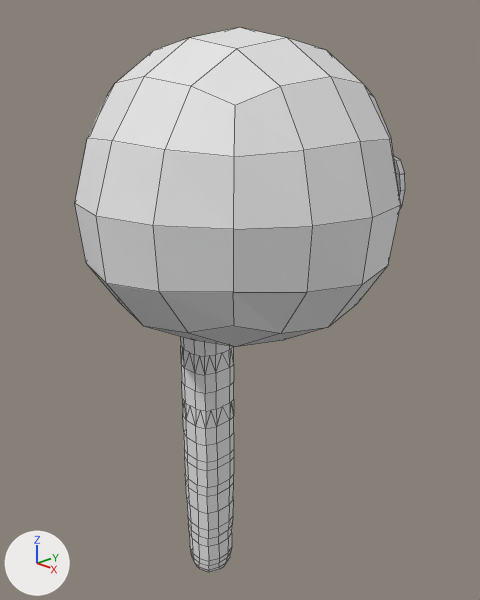
Two versions of the Blender file 3d_models/placeholders/enemies/octopus.blend, one commit apart.
Both versions are drawn from a 50 mm camera at (4.7, -4.42, 4.17) aimed at (-0.11, 0.11, 1.82). Arrows for +X, +Y and +Z are at lower left; the lights stay in place. The first picture is the older version. Mesh edges are drawn as thin lines.

The scene before the commit, as lines of its bpy script (objects in view):
```python
me_cube_001 = bpy.data.meshes.new('Cube.001')
me_cube_001.from_pydata(...)  # 98 vertices, 96 faces; spans x -0.91..0.89, y -0.91..0.82, z -0.84..0.84
me_cube_004 = bpy.data.meshes.new('Cube.004')
me_cube_004.from_pydata(...)  # 264 vertices, 278 faces; spans x -1.0..1.0, y -1.0..1.0, z -1.05..1.0
ob_cube_001 = bpy.data.objects.new('Cube.001', me_cube_001)
ob_cube_001.location = (0.0, 0.0, 2.99)
ob_cube_001.scale = (1.76, 1.76, 1.76)
ob_cube_002 = bpy.data.objects.new('Cube.002', me_cube_004)
ob_cube_002.location = (-0.54, 0.0, 0.09)
ob_cube_002.scale = (0.254, 0.254, 1.76)
```
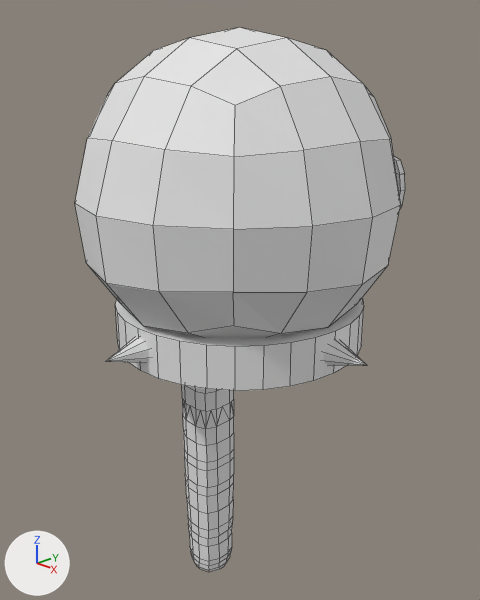
Location of each change, [x1, y1, x2, y2] in pixels of the pictures (480 x 600 px):
'Cylinder', added
    after: [115, 298, 364, 391]
'Cone.003', added
    after: [324, 339, 366, 366]
'Cone', added
    after: [105, 337, 149, 363]

The change in detail:
Mesh me_cone_003 is new.
It is a 10-sided cone pointing to +z spanning x -0.67..0.67, y -0.7..0.7, z -1.0..1.0.
Mesh me_cylinder is new.
It is a 32-sided cylinder along z spanning x -1.0..1.0, y -1.0..1.0, z -1.0..1.0.
Object 'Cone.003' (ob_cone_003) is new; it shows me_cone_003.
Its location is (1.42, -0.01, 1.7).
Its rotation in degrees is (-90, 0, -90).
Its scale is (0.204, 0.204, 0.204).
Object 'Cone' (ob_cone) is new; it shows a copy of me_cone_003.
Its location is (0.0, -1.42, 1.7).
Its rotation in degrees is (90, 0, 0).
Its scale is (0.204, 0.204, 0.204).
Object 'Cylinder' (ob_cylinder) is new; it shows me_cylinder.
Its location is (0.0, 0.0, 1.69).
Its scale is (1.26, 1.26, 0.209).
